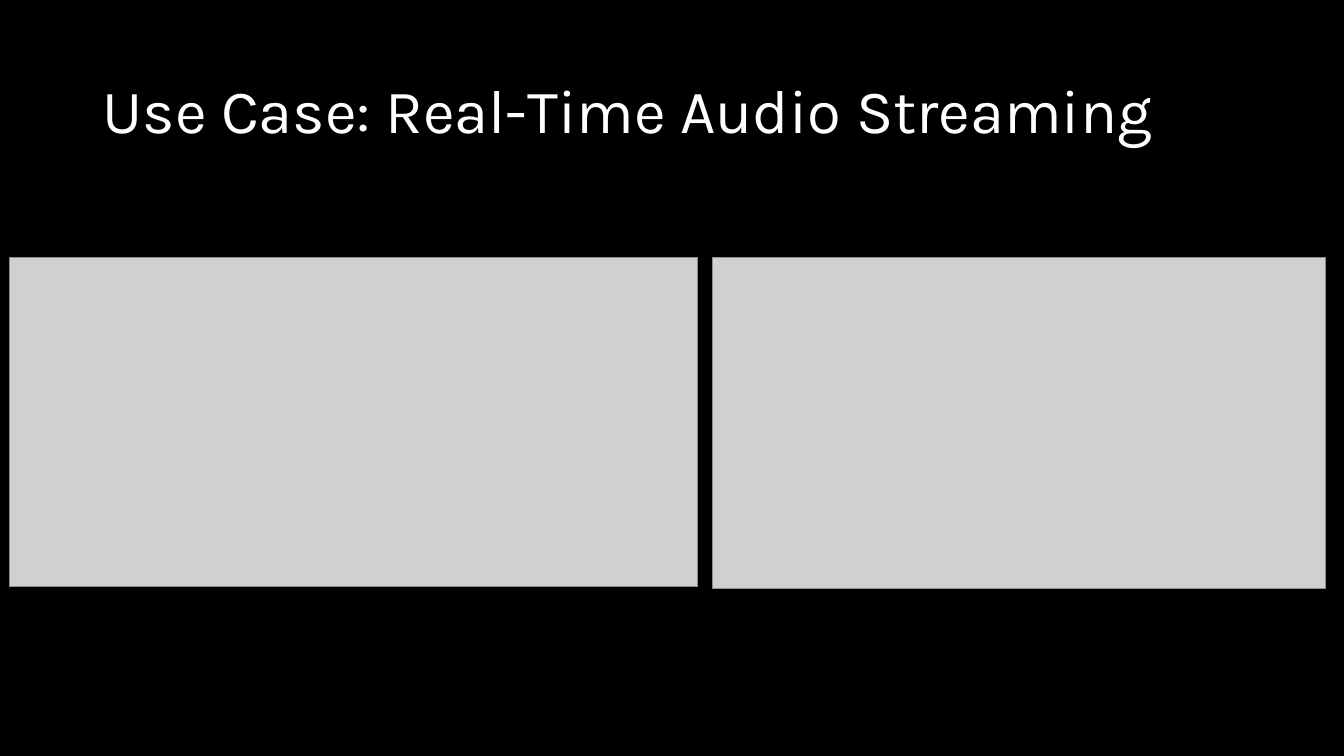
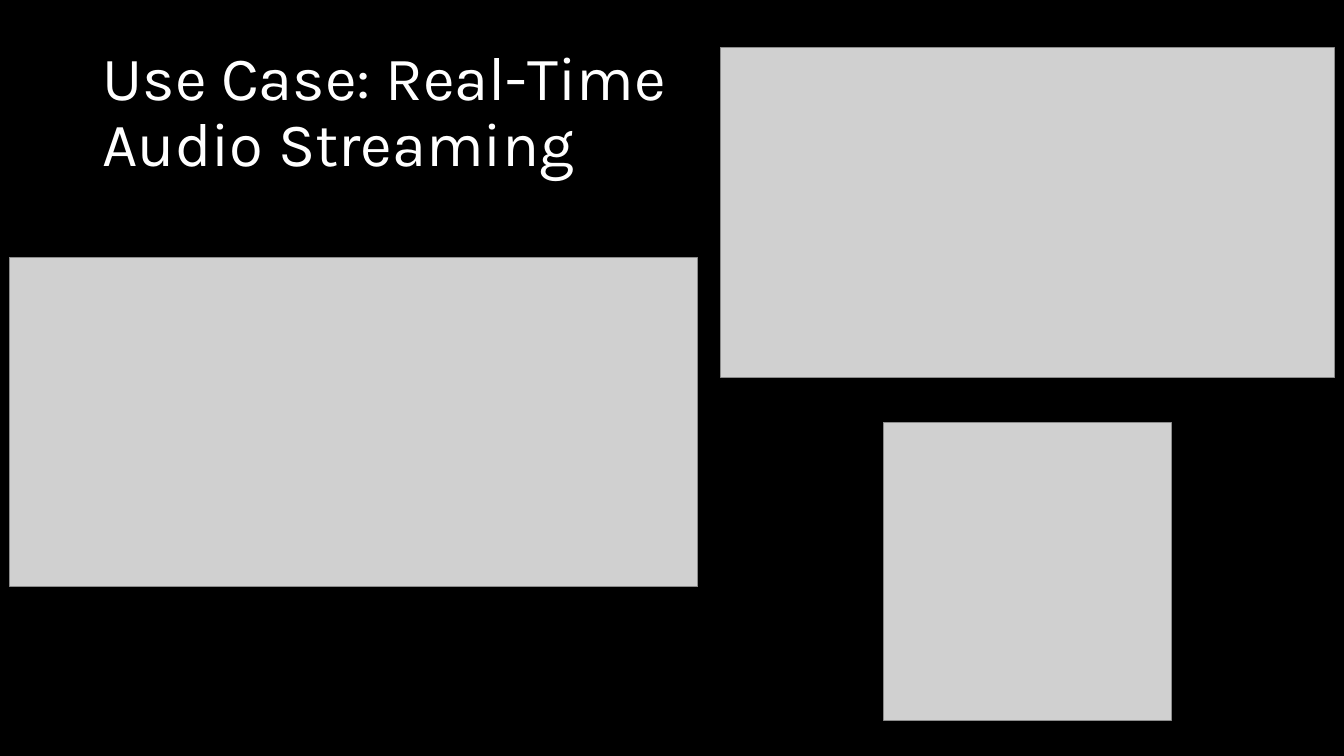
Before and after one commit to sammmmmmiller/CS584, a slide deck: slide 18 of cs584present.pptx. Drawn at 1344x756 pixels with LibreOffice and Linux fonts; fonts in the diff are those of the drawing; grey boxes stand for pictures. Boxes give left, top, right and bottom in pixels: in the first picture for what was removed or moved away, otherwise in the second. Text is boxed around its words. In the diff, an @@ line names an element or a change of style, - is before the commit and + after.

```diff
--- a/cs584present.pptx
+++ b/cs584present.pptx
@@ title "Use Case: Real-Time Audio Streaming" rewrapped from (x1=102, y1=90, x2=1152, y2=148) to (x1=102, y1=57, x2=666, y2=181) @@
@@ picture moved from (x1=713, y1=258, x2=1326, y2=589) to (x1=721, y1=47, x2=1334, y2=378) @@
@@ picture added at (x1=884, y1=422, x2=1172, y2=721) @@
```
Also in this commit, not shown: 5 other slides changed, 6 other files.
